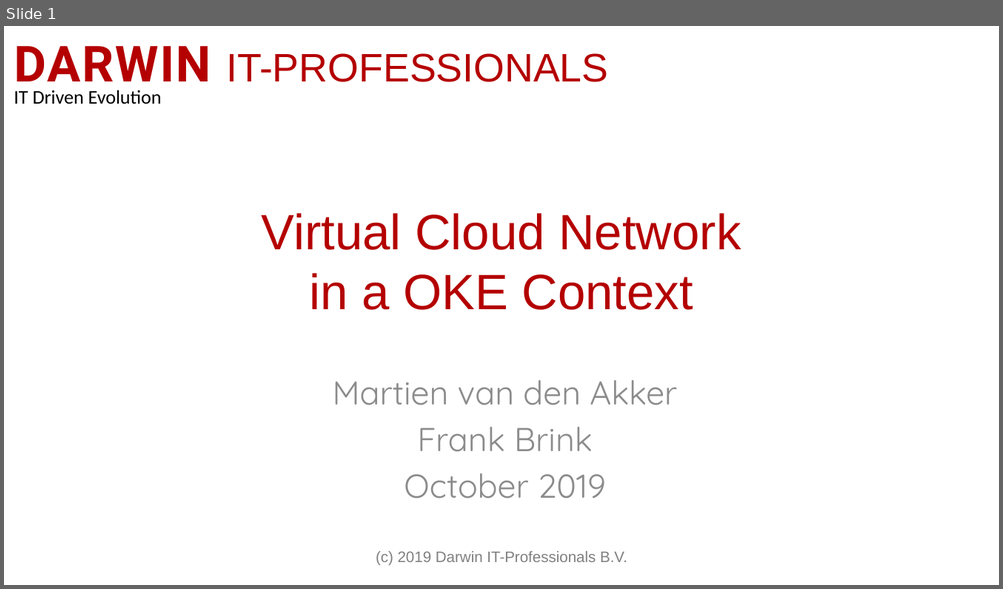
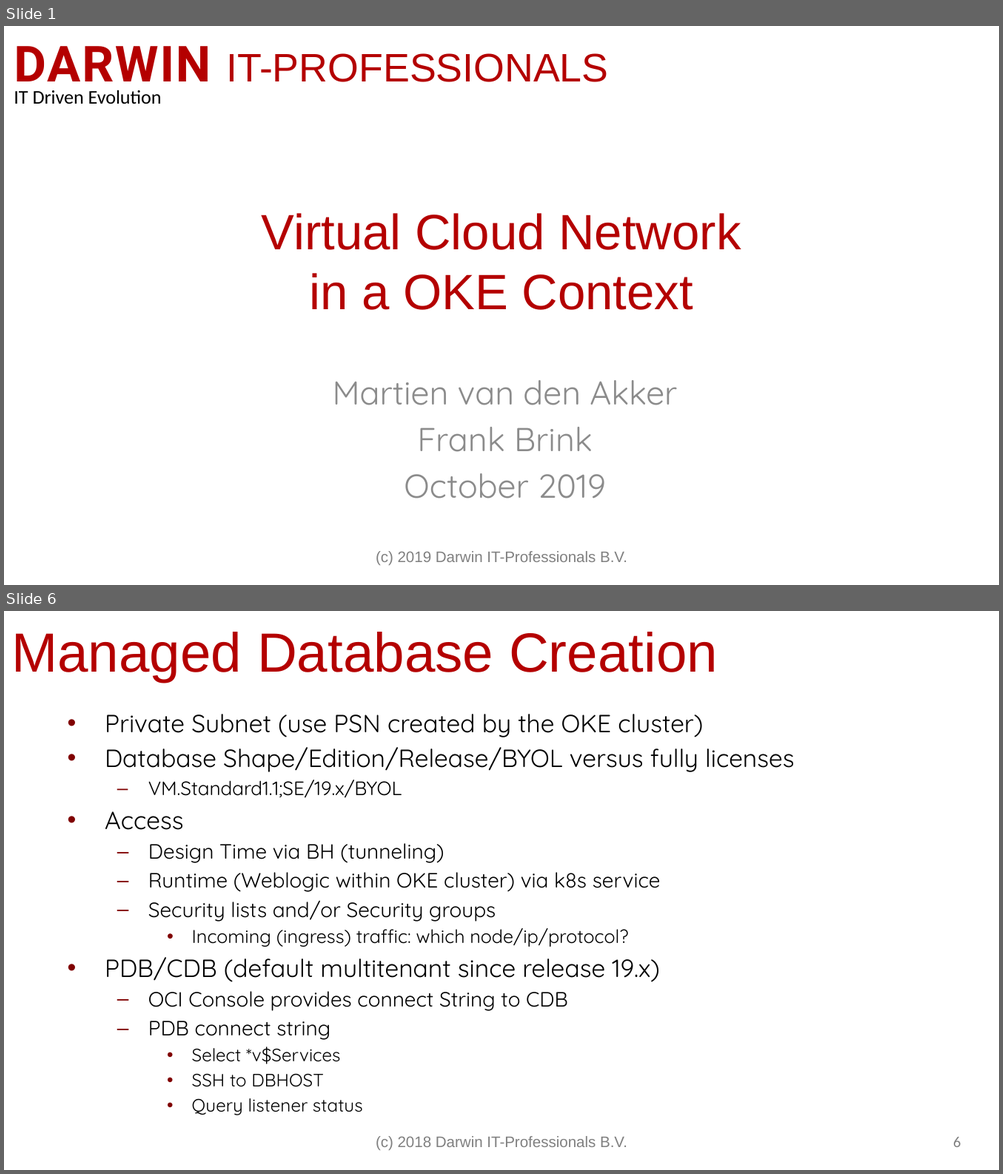
Before and after one commit to darwin-it/weblogic-operator-medrec-admin, a slide deck: doc/ppt/OKEVCN.pptx. Shown one above the other, each under a label of ours: slide 1 before the commit, slides 1 and 6 after it; the slides between them are not shown. The pictures are 1003x589 and 1003x1174 pixels, drawn with LibreOffice and Linux fonts; fonts in the diff are those of the drawing; background and template pictures are left out. Boxes give left, top, right and bottom in pixels: in the first picture for what was removed or moved away, otherwise in the second. Text is boxed around its words. In the diff, an @@ line names an element or a change of style, - is before the commit and + after.

```diff
--- a/doc/ppt/OKEVCN.pptx
+++ b/doc/ppt/OKEVCN.pptx
@@ slide 6 added at [4,611,999,1170], background #FFFFFF @@
@@ title added at [11,632,717,682], 53.3 pt, text #B40000 @@
+Managed Database Creation
@@ text added at [105,714,794,1116], 20 pt, text #000000 @@
+• Private Subnet (use PSN created by the OKE cluster)
+• Database Shape/Edition/Release/BYOL versus fully licenses
+  – VM.Standard1.1;SE/19.x/BYOL
+• Access
+  – Design Time via BH (tunneling)
+  – Runtime (Weblogic within OKE cluster) via k8s service
+  – Security lists and/or Security groups
+    • Incoming (ingress) traffic: which node/ip/protocol?
+• PDB/CDB (default multitenant since release 19.x)
+  – OCI Console provides connect String to CDB
+  – PDB connect string
+    • Select *v$Services
+    • SSH to DBHOST
+    • Query listener status
@@ text added at [375,1136,627,1150], 14.7 pt, text #808080 @@
+(c) 2018 Darwin IT-Professionals B.V.
@@ page number added at [953,1137,960,1147], 14.7 pt, text #808080 @@
+6
```
Also in this commit, not shown: 1 slide changed, 8 other slides added.
